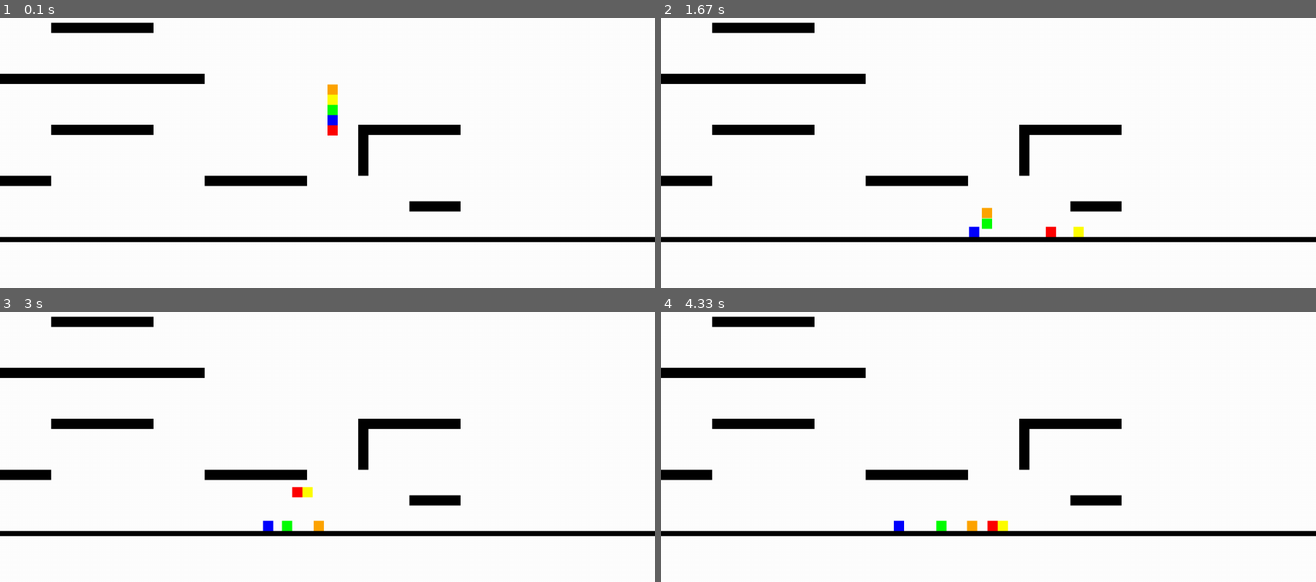
Above: before the commit, frames 1-4 (two rows, left to right).
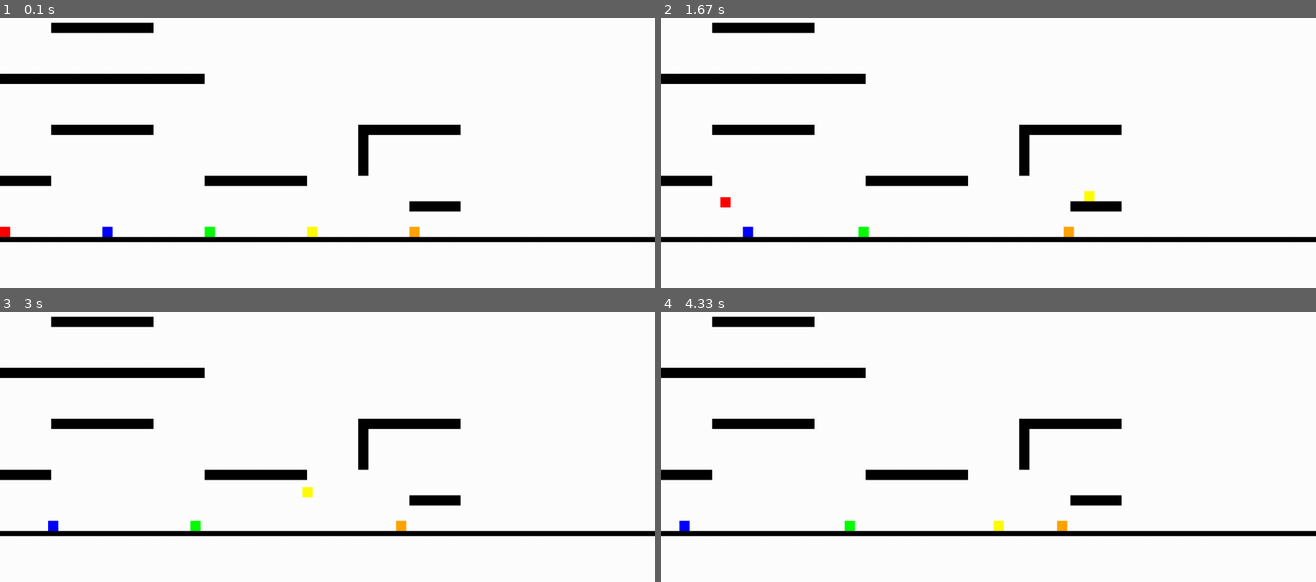
Above: after the commit, the same moments.

Repository: lambo-n/thecoderschool-pygames
Game: pygame game, started from tag.py
Same seed, same stepped clock (60 frames per second), same inputs: the game is played once before the commit and once after it.
Inputs:
- Up to frame 1 (0.1 s): no input
- Up to frame 2 (1.67 s): hold Right 0.33-0.8 s; hold Up 0.83-1.13 s; hold W 0.83-1.13 s; tap F at 0.9, 1.23, 1.53 s; tap J at 0.98 s; hold Right 1.17-1.63 s; hold D 1.17-1.63 s; tap , at 1.32 s
- Up to frame 3 (3 s): hold Left 1.67-2.2 s; hold A 1.67-2.2 s; tap F at 1.73, 2.03, 2.3, 2.6, 2.73 s; hold Left 2.23-2.63 s; hold A 2.23-2.63 s; tap J at 2.38 s; hold Up from 2.67 s (still down); hold W from 2.67 s (still down); tap , at 2.82 s
- Up to frame 4 (4.33 s): release Up at 3.03 s; release W at 3.03 s; hold Right 3.07-3.7 s; hold D 3.07-3.7 s; tap F at 3.13, 3.43, 3.8, 4.1, 4.3 s; hold Left 3.73-4.2 s; hold A 3.73-4.2 s; tap J at 3.88 s; hold Right from 4.23 s (still down); hold D from 4.23 s (still down)

The runs differ from the first frame. In frame 1, 0.6% of the frame differs, in the area x 0-65%, y 24-82%; in frame 2, 0.7%, in the area x 9-67%, y 63-82%; in frame 3, 0.5%; in frame 4, 0.5%.

Commit message:
started fixing tagged player tracker

Diff:
--- a/tag.py
+++ b/tag.py
@@ -10,6 +10,10 @@
 dt = 0
 allowedJumps = 3
 taggedPlayer = random.randint(0, 4)
+print(taggedPlayer)
+
+WIDTH = screen.get_width()
+HEIGHT = screen.get_height()
 
 PLAYER_HEIGHT = 20
 PLAYER_WIDTH = 20
@@ -17,11 +21,11 @@
 PLAYER_JUMP_HEIGHT = 300
 PLAYER_GRAVITY = 550
 
-player1_pos = pygame.Vector2(screen.get_width() / 2, screen.get_height() / 2)
-player2_pos = pygame.Vector2(screen.get_width() / 2, screen.get_height() / 2)
-player3_pos = pygame.Vector2(screen.get_width() / 2, screen.get_height() / 2)
-player4_pos = pygame.Vector2(screen.get_width() / 2, screen.get_height() / 2)
-player5_pos = pygame.Vector2(screen.get_width() / 2, screen.get_height() / 2)
+player1_pos = pygame.Vector2(0, HEIGHT-100)
+player2_pos = pygame.Vector2(200, HEIGHT-100)
+player3_pos = pygame.Vector2(400, HEIGHT-100)
+player4_pos = pygame.Vector2(600, HEIGHT-100)
+player5_pos = pygame.Vector2(800, HEIGHT-100)
 
 player_positions = [player1_pos,
                     player2_pos,
@@ -44,9 +48,9 @@
 player_jump_counts = [allowedJumps, allowedJumps, allowedJumps, allowedJumps, allowedJumps]  # remaining jumps per player (max 2)
 
 
-floorBase = pygame.Rect(0, screen.get_height() - 100, screen.get_width(), 10)
+floorBase = pygame.Rect(0, HEIGHT - 100, WIDTH, 10)
 platform1 = pygame.Rect(400, 500, 200, 20)
-platform2 = pygame.Rect(700, 400, 200, 20)
+platform2 = pygame.Rect(WIDTH / (1280/700), 400, 200, 20)
 platform3 = pygame.Rect(0, 300, 400, 20)
 platform4 = pygame.Rect(100, 400, 200, 20)
 platform5 = pygame.Rect(700, 400, 20, 100)
@@ -112,6 +116,9 @@
             if player_rect.colliderect(other_rect):
                 if taggedPlayer == i:
                     taggedPlayer = j
+                    print(taggedPlayer)
+                elif taggedPlayer == j:
+                    taggedPlayer = i
                     print(taggedPlayer)
                 # Calculate overlap on each axis
                 overlap_x = min(player_rect.right, other_rect.right) - max(player_rect.left, other_rect.left)
